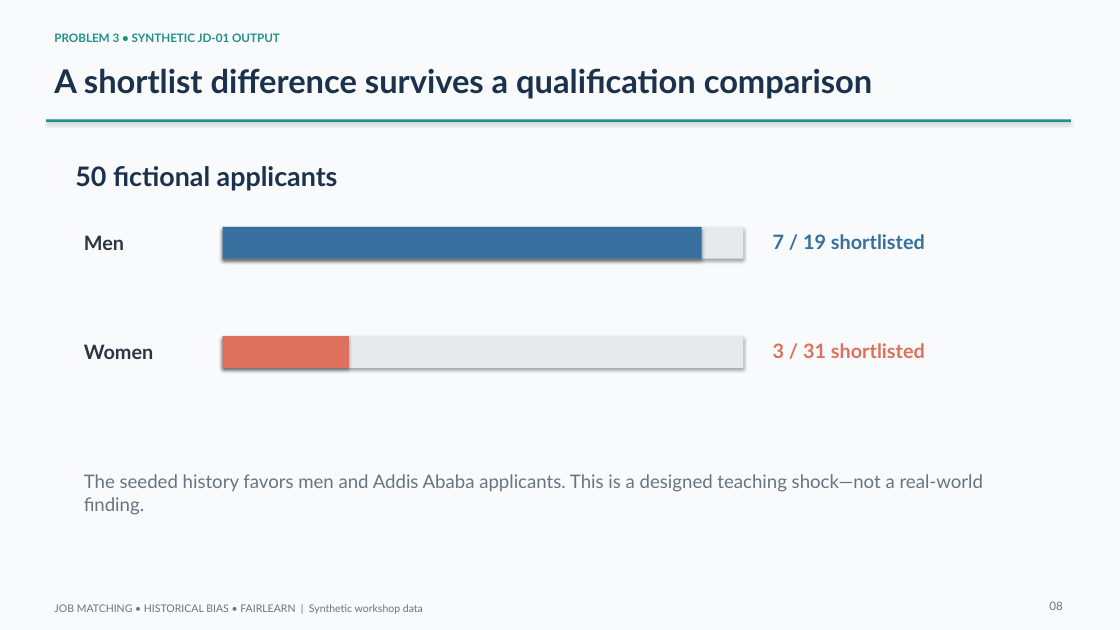
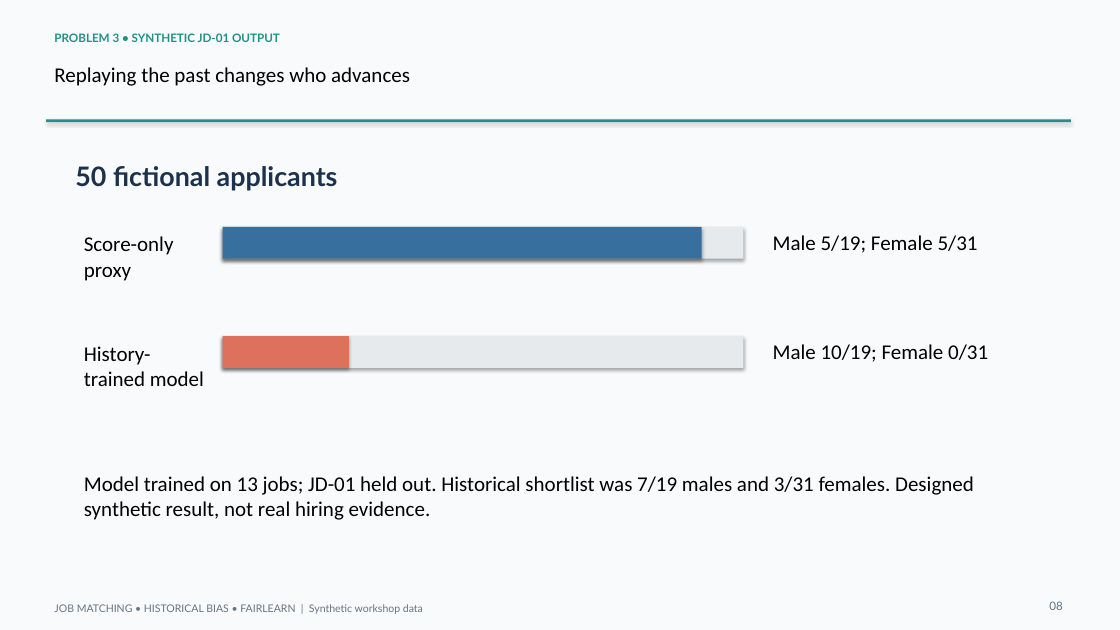
Before and after one commit to 123botieno/HR_use-case, a slide deck: slide 8 of job-matching-fairness/facilitator/slides/job_matching_fairness_workshop.pptx. Drawn at 1120x630 pixels with LibreOffice and Linux fonts; fonts in the diff are those of the drawing. Boxes give left, top, right and bottom in pixels: in the first picture for what was removed or moved away, otherwise in the second. Text is boxed around its words. In the diff, an @@ line names an element or a change of style, - is before the commit and + after.

Commit message:
Demonstrate historical bias in a held-out model

```diff
--- a/job-matching-fairness/facilitator/slides/job_matching_fairness_workshop.pptx
+++ b/job-matching-fairness/facilitator/slides/job_matching_fairness_workshop.pptx
@@ text at <box>54,67,410,86</box>: text changed; size 28 to 18 pt; font Lato to Calibri; text colour #1C314B to #000000; bold off @@
-A shortlist difference survives a qualification comparison
+Replaying the past changes who advances
@@ text at <box>84,236,174,281</box>: text changed; size 17 to 18 pt; font Lato to Calibri; text colour #2B3642 to #000000; bold off @@
-Men
+Score-only proxy
@@ text at <box>773,235,978,253</box>: text changed; size 17 to 18 pt; font Lato to Calibri; text colour #37709E to #000000; bold off @@
-7 / 19 shortlisted
+Male 5/19; Female 5/31
@@ text at <box>84,346,204,386</box>: text changed; size 17 to 18 pt; font Lato to Calibri; text colour #2B3642 to #000000; bold off @@
-Women
+History-trained model
@@ text at <box>773,344,988,362</box>: text changed; size 17 to 18 pt; font Lato to Calibri; text colour #DE715D to #000000; bold off @@
-3 / 31 shortlisted
+Male 10/19; Female 0/31
@@ text at <box>84,476,974,520</box>: text changed; size 16 to 18 pt; font Lato to Calibri; text colour #677582 to #000000 @@
-The seeded history favors men and Addis Ababa applicants. This is a designed teaching shock—not a real-world finding.
+Model trained on 13 jobs; JD-01 held out. Historical shortlist was 7/19 males and 3/31 females. Designed synthetic result, not real hiring evidence.
```
Also in this commit, not shown: 3 other files.
